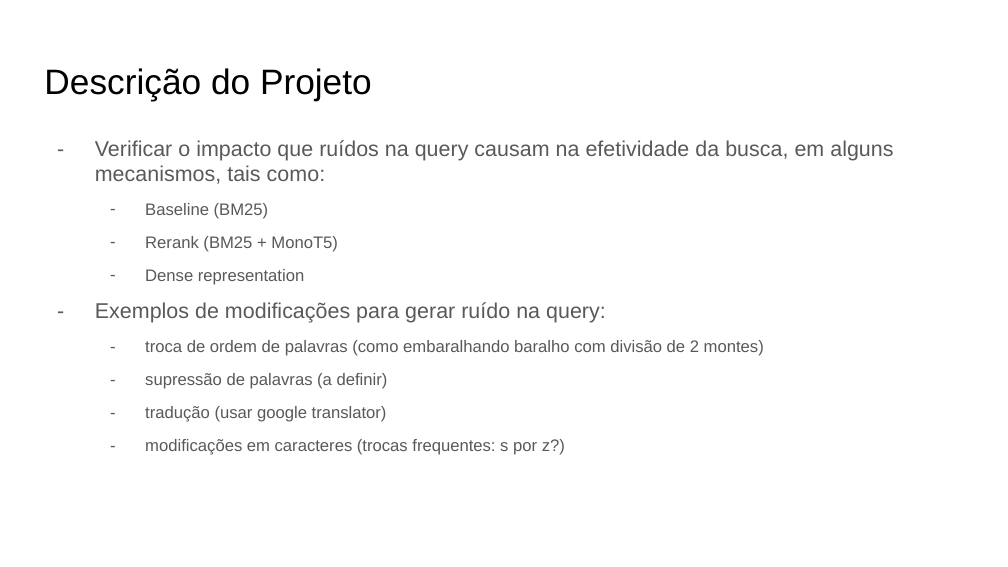
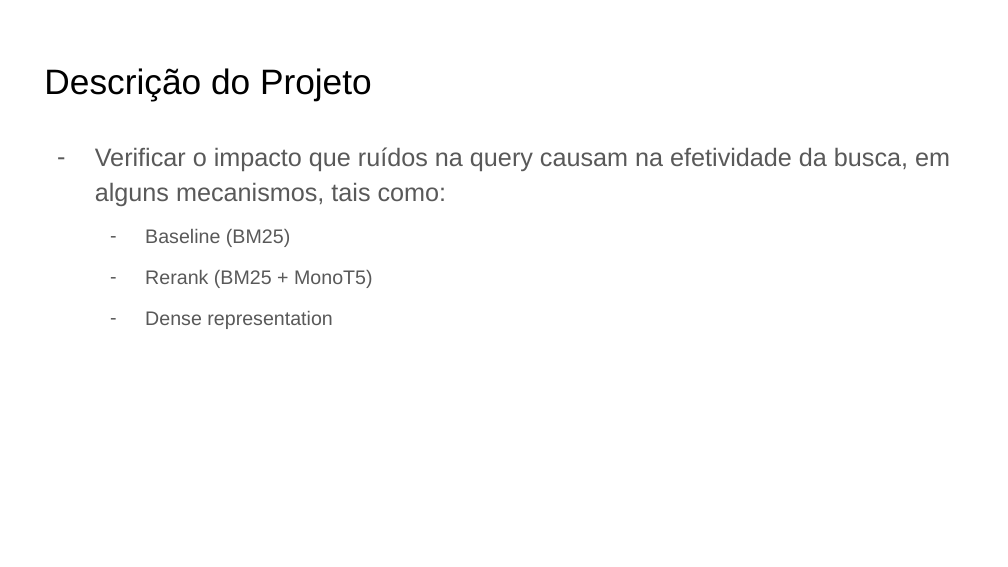
Before and after one commit to leonardo3108/robustez-query, a slide deck: slide 2 of docs/Apresentação 2 - 20211111.pptx. Drawn at 1008x567 pixels with LibreOffice and Linux fonts; fonts in the diff are those of the drawing. Boxes give left, top, right and bottom in pixels: in the first picture for what was removed or moved away, otherwise in the second. Text is boxed around its words. In the diff, an @@ line names an element or a change of style, - is before the commit and + after.

```diff
--- a/docs/Apresentação 2 - 20211111.pptx
+++ b/docs/Apresentação 2 - 20211111.pptx
@@ text "Verificar o impacto que ruídos ..." at <box>95,147,950,329</box>: size 15.3 to 18 pt in "Verificar o impacto que ruídos na query ..."; size 11.9 to 14 pt in "Baseline (BM25)", "Rerank (BM25 + MonoT5)", "Dense representation"; line spacing 0.95 to 1.15 @@
@@ text at <box>95,302,764,455</box>: paragraphs removed @@
-– Exemplos de modificações para gerar ruído na query:
-  – troca de ordem de palavras (como embaralhando baralho com divisão de 2 montes)
-  – supressão de palavras (a definir)
-  – tradução (usar google translator)
-  – modificações em caracteres (trocas frequentes: s por z?)
```
Also in this commit, not shown: 1 other slide changed.
